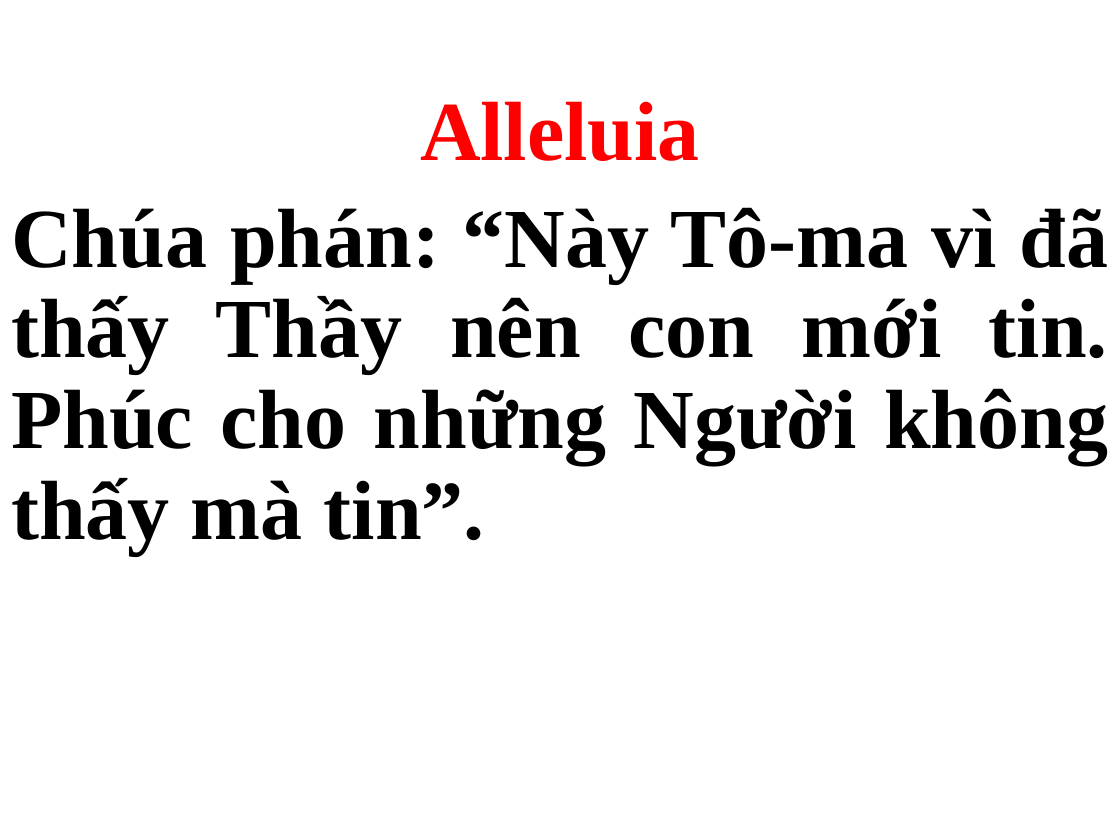
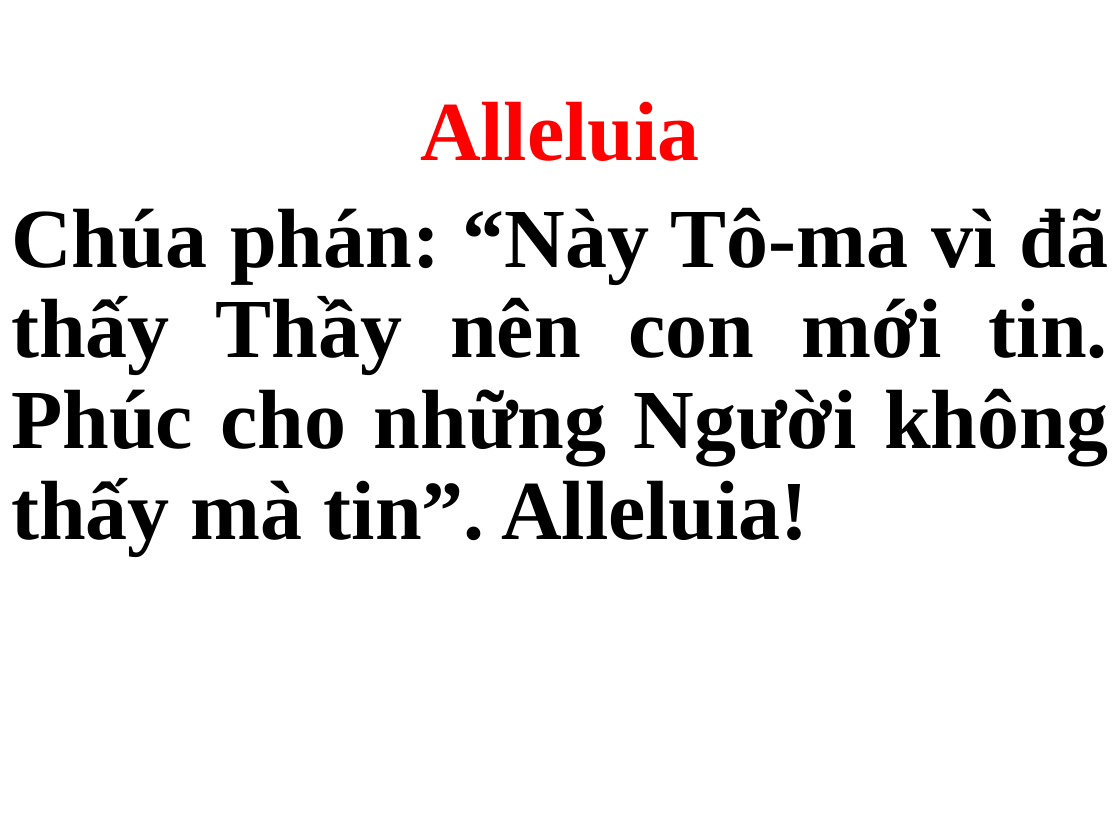
Before and after one commit to webfullstack99/usb-songs, a slide deck: slide 41 of CN.pptx. Drawn at 1120x840 pixels with LibreOffice and Linux fonts; fonts in the diff are those of the drawing. Boxes give left, top, right and bottom in pixels: in the first picture for what was removed or moved away, otherwise in the second. Text is boxed around its words. In the diff, an @@ line names an element or a change of style, - is before the commit and + after.

```diff
--- a/CN.pptx
+++ b/CN.pptx
@@ subtitle at (11, 207, 1108, 555): text changed; text colour #000000 to #1F1F1F @@
-Chúa phán: “Này Tô-ma vì đã thấy Thầy nên con mới tin. Phúc cho những Người không thấy mà tin”.
+Chúa phán: “Này Tô-ma vì đã thấy Thầy nên con mới tin. Phúc cho những Người không thấy mà tin”. Alleluia!
```
Also in this commit, not shown: 68 other slides changed, 3 other files.
